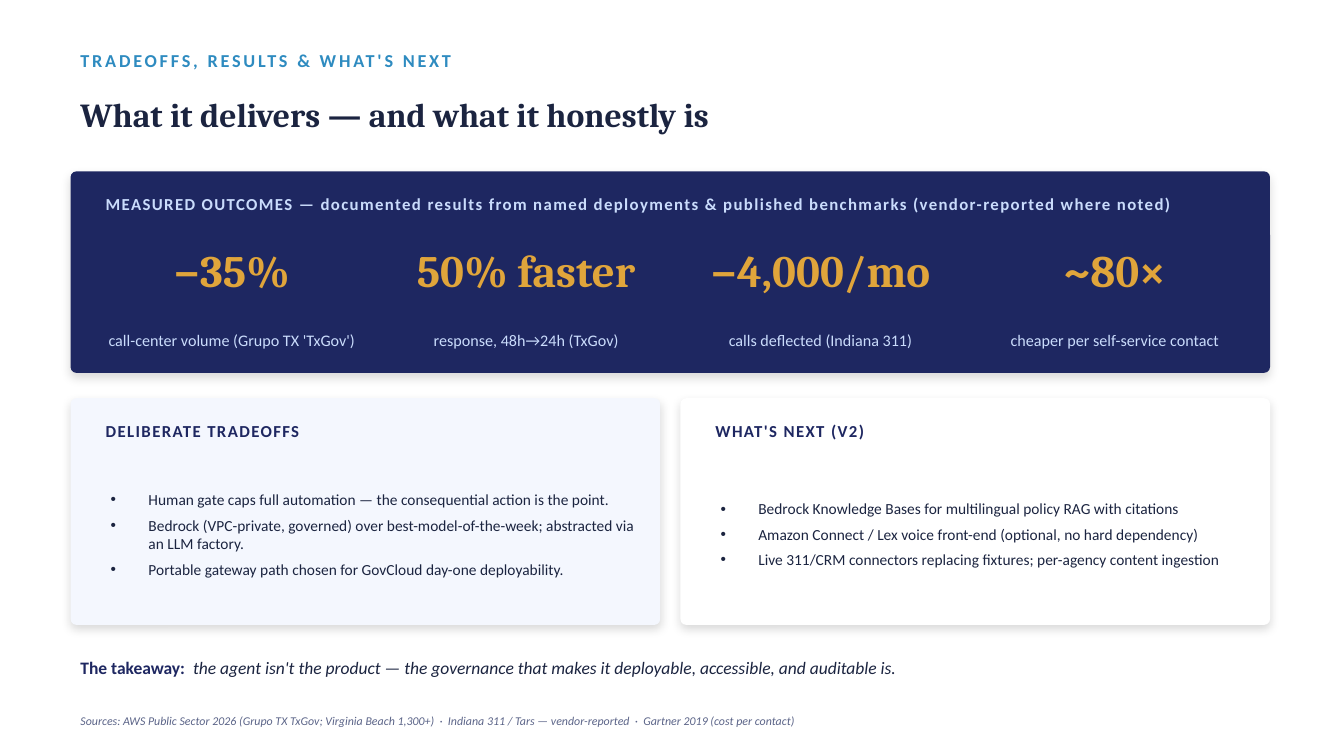
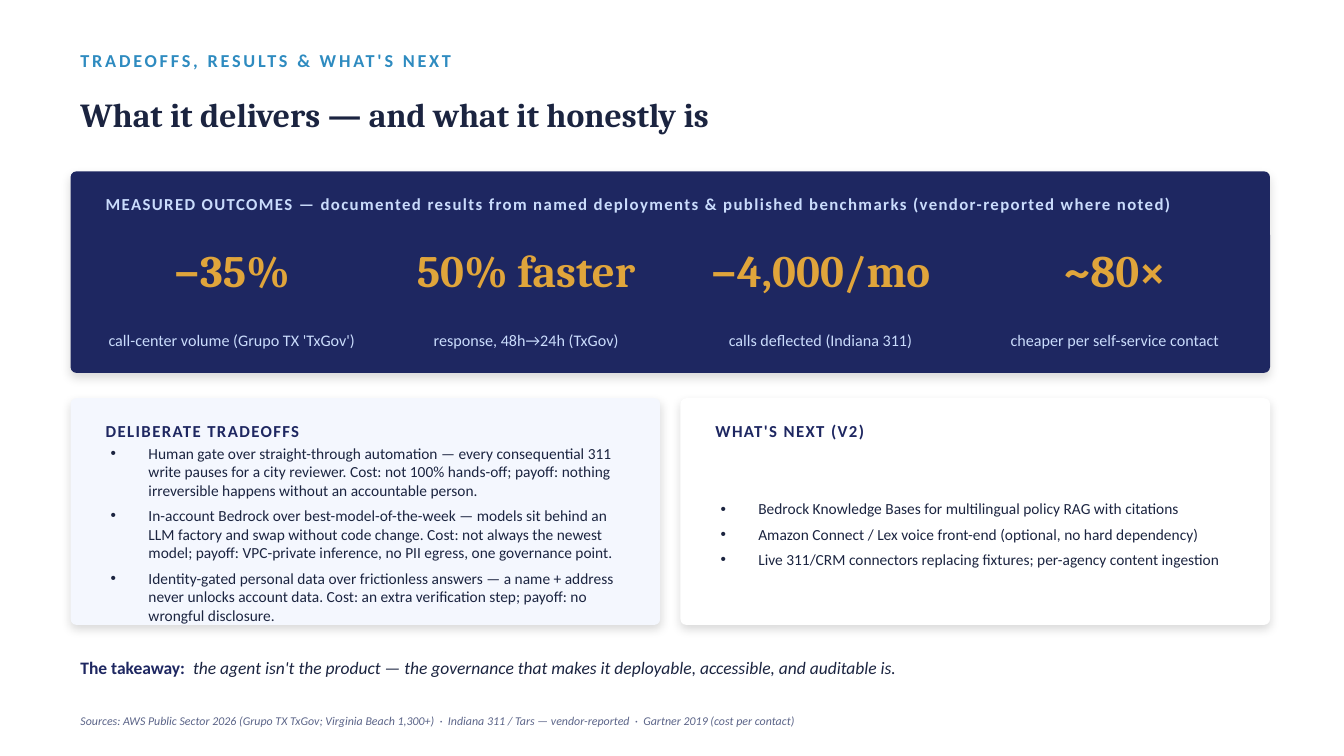
Before and after one commit to virtualryder/slg-ai-agents, a slide deck: slide 6 of decks/SLG-01-Resident-Services-311.pptx. Drawn at 1344x756 pixels with LibreOffice and Linux fonts; fonts in the diff are those of the drawing. Boxes give left, top, right and bottom in pixels: in the first picture for what was removed or moved away, otherwise in the second. Text is boxed around its words. In the diff, an @@ line names an element or a change of style, - is before the commit and + after.

```diff
--- a/decks/SLG-01-Resident-Services-311.pptx
+++ b/decks/SLG-01-Resident-Services-311.pptx
@@ text at box(148, 448, 614, 624): text changed @@
-• Human gate caps full automation — the consequential action is the point.
-• Bedrock (VPC-private, governed) over best-model-of-the-week; abstracted via an LLM factory.
-• Portable gateway path chosen for GovCloud day-one deployability.
+• Human gate over straight-through automation — every consequential 311 write pauses for a city reviewer. Cost: not 100% hands-off; payoff: nothing irreversible happens without an accountable person.
+• In-account Bedrock over best-model-of-the-week — models sit behind an LLM factory and swap without code change. Cost: not always the newest model; payoff: VPC-private inference, no PII egress, one governance point.
+• Identity-gated personal data over frictionless answers — a name + address never unlocks account data. Cost: an extra verification step; payoff: no wrongful disclosure.
```
Also in this commit, not shown: 7 other files.
